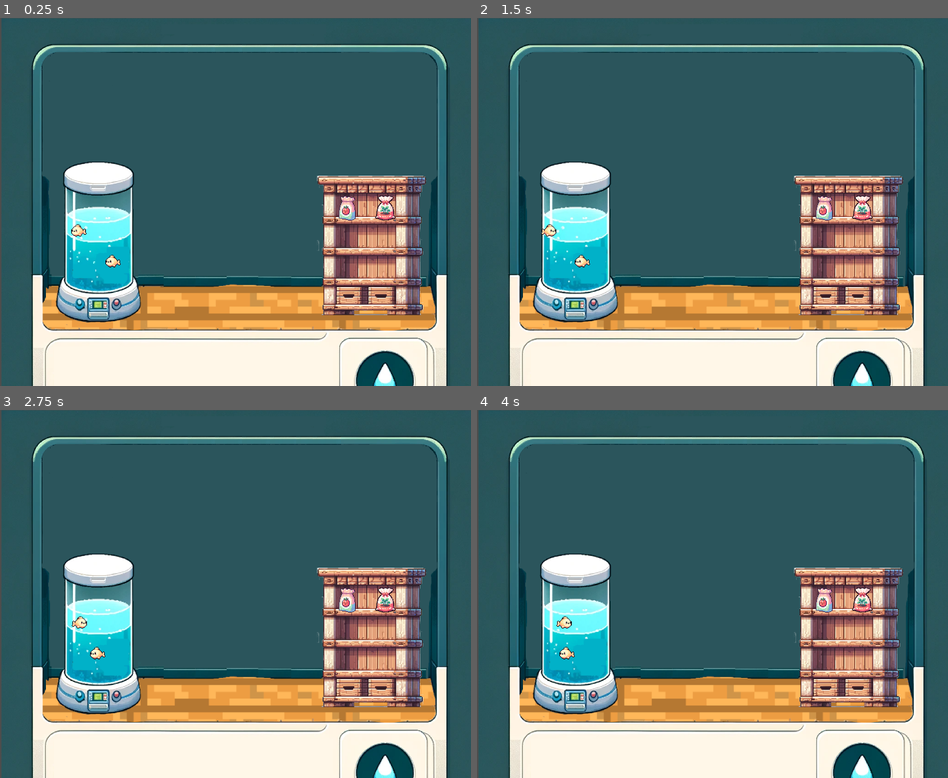
Above: before the commit, frames 1-4 (two rows, left to right).
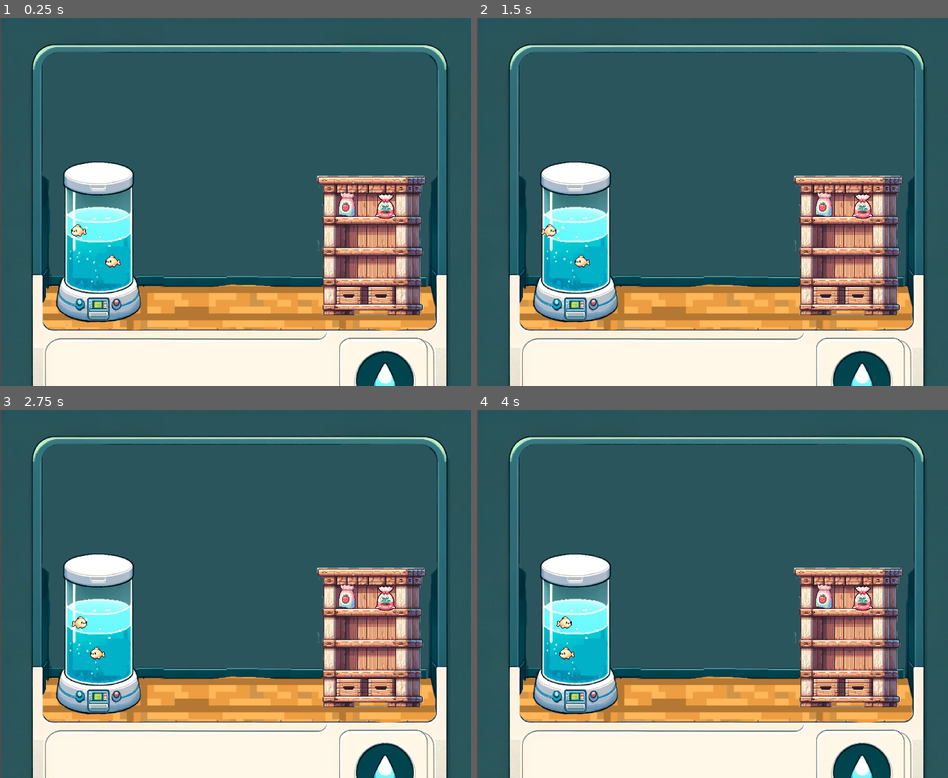
Above: after the commit, the same moments.

Repository: IkramKo/vertigrow
Game: Godot game, scene res://levels/farm.tscn
Two runs of this game, one before a commit and one after it. Both use one fixed random seed, a clock stepped at 60 frames per second and the inputs below.
Inputs:
- Up to frame 1 (0.25 s): no input
- Up to frame 2 (1.5 s): tap Enter at 1.25 s
- Up to frame 3 (2.75 s): no input
- Up to frame 4 (4 s): no input

The runs differ from the first frame. In frame 1, 0.4% of the frame differs, in the area x 71-85%, y 47-56%; in frame 2, 0.4%; in frame 3, 0.4%; in frame 4, 0.4%.

Commit message:
forgot to save

Diff:
--- a/game/levels/farm.tscn
+++ b/game/levels/farm.tscn
@@ -26,7 +26,7 @@
 position = Vector2(1630, 976)
 
 [node name="basil_seedbag" parent="." instance=ExtResource("5_ooju2")]
-position = Vector2(1679, 826)
+position = Vector2(1680, 819)
 
 [node name="tomato_seedbag" parent="." instance=ExtResource("6_31ubx")]
-position = Vector2(1508, 828)
+position = Vector2(1507, 812)
Not shown, added: game/assets/dead_kale.png.import
Not shown, added: game/assets/dead_tomato.png.import
